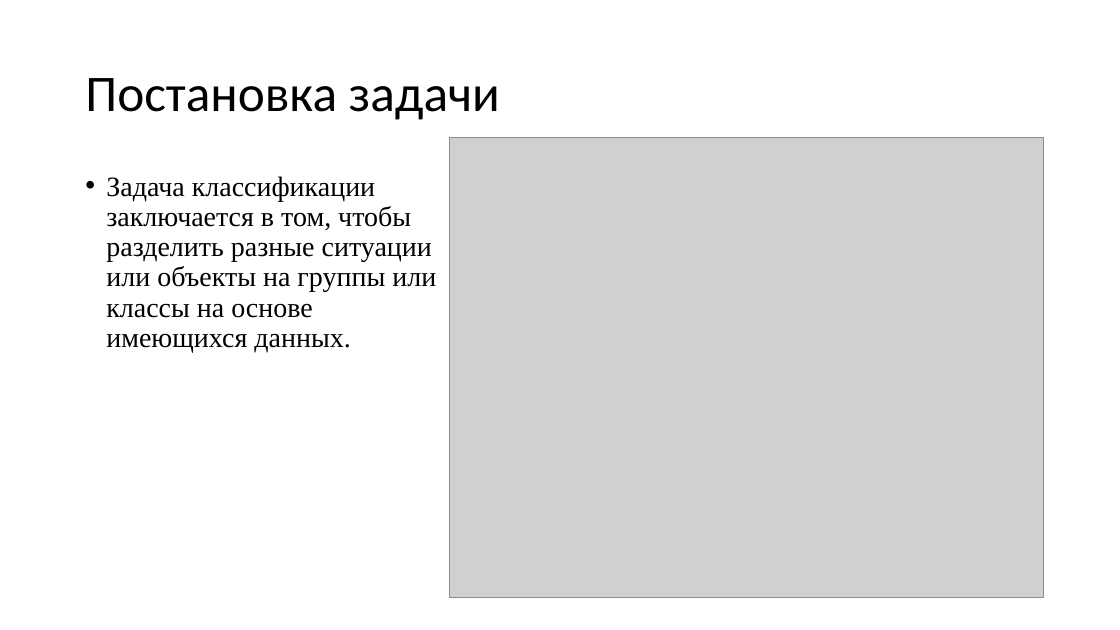
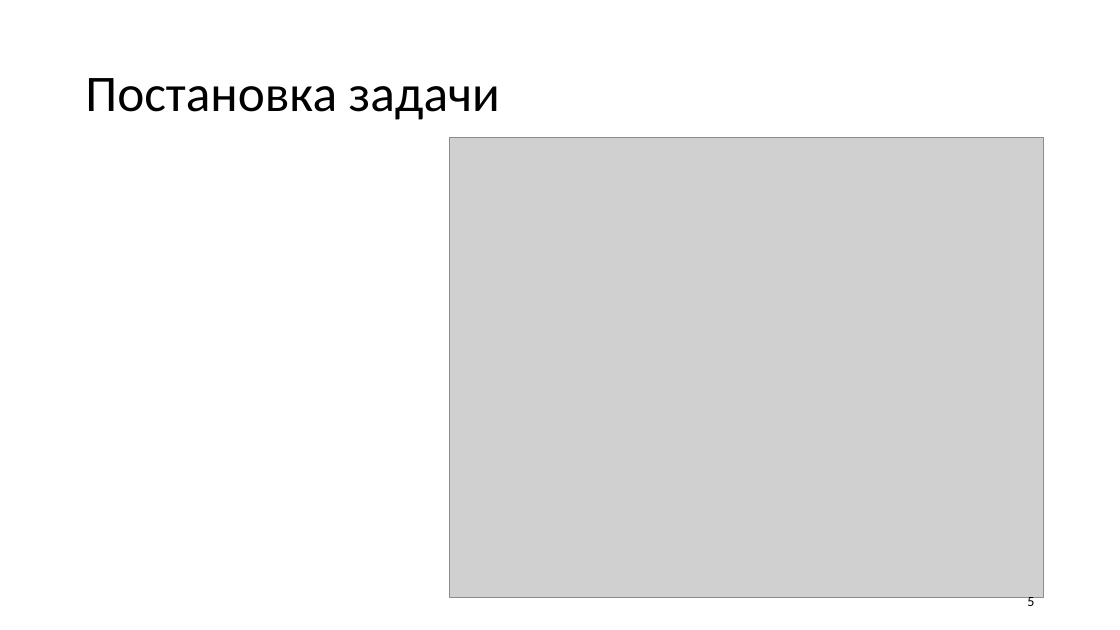
Before and after one commit to DimaOshchepkov/MetricMethodClassification, a slide deck: slide 5 of Презентация по курсовой работе.pptx. Drawn at 1120x630 pixels with LibreOffice and Linux fonts; fonts in the diff are those of the drawing; grey boxes stand for pictures. Boxes give left, top, right and bottom in pixels: in the first picture for what was removed or moved away, otherwise in the second. Text is boxed around its words. In the diff, an @@ line names an element or a change of style, - is before the commit and + after.

```diff
--- a/Презентация по курсовой работе.pptx
+++ b/Презентация по курсовой работе.pptx
@@ text removed at (x1=106, y1=176, x2=436, y2=352) @@
-• Задача классификации заключается в том, чтобы разделить разные ситуации или объекты на группы или классы на основе имеющихся данных.
@@ page number added at (x1=1027, y1=597, x2=1034, y2=606), 12 pt, text #000000 @@
+5
```
Also in this commit, not shown: 13 other slides changed, 6 slides added, 2 slides removed, 4 other files.
